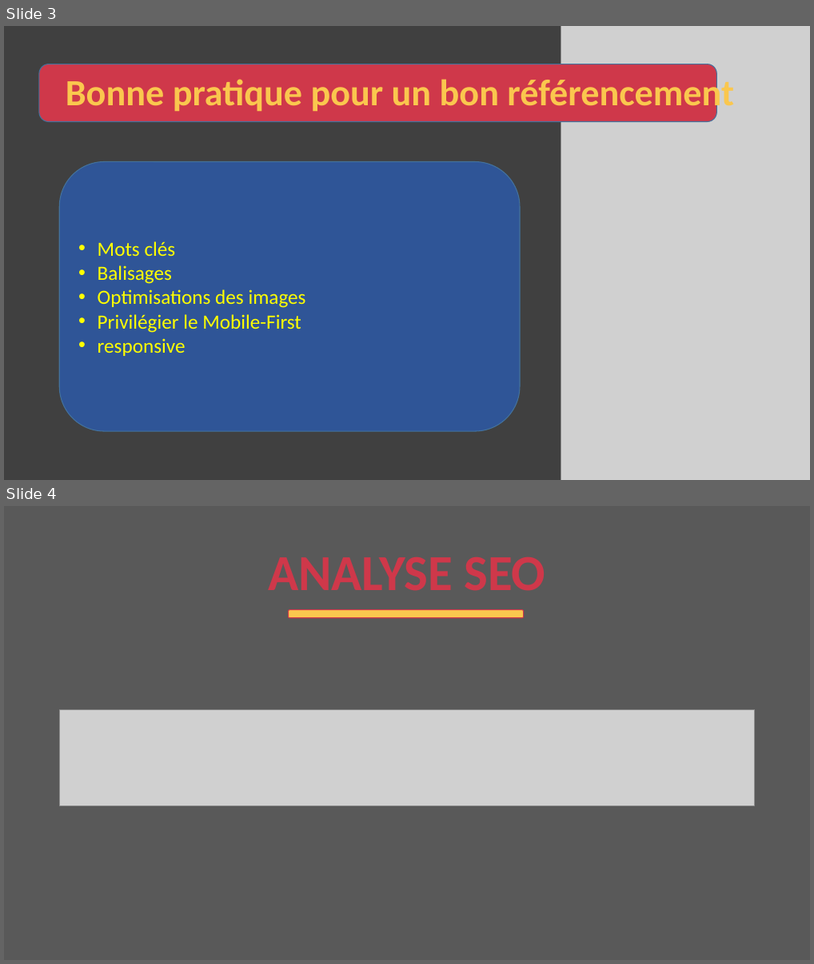
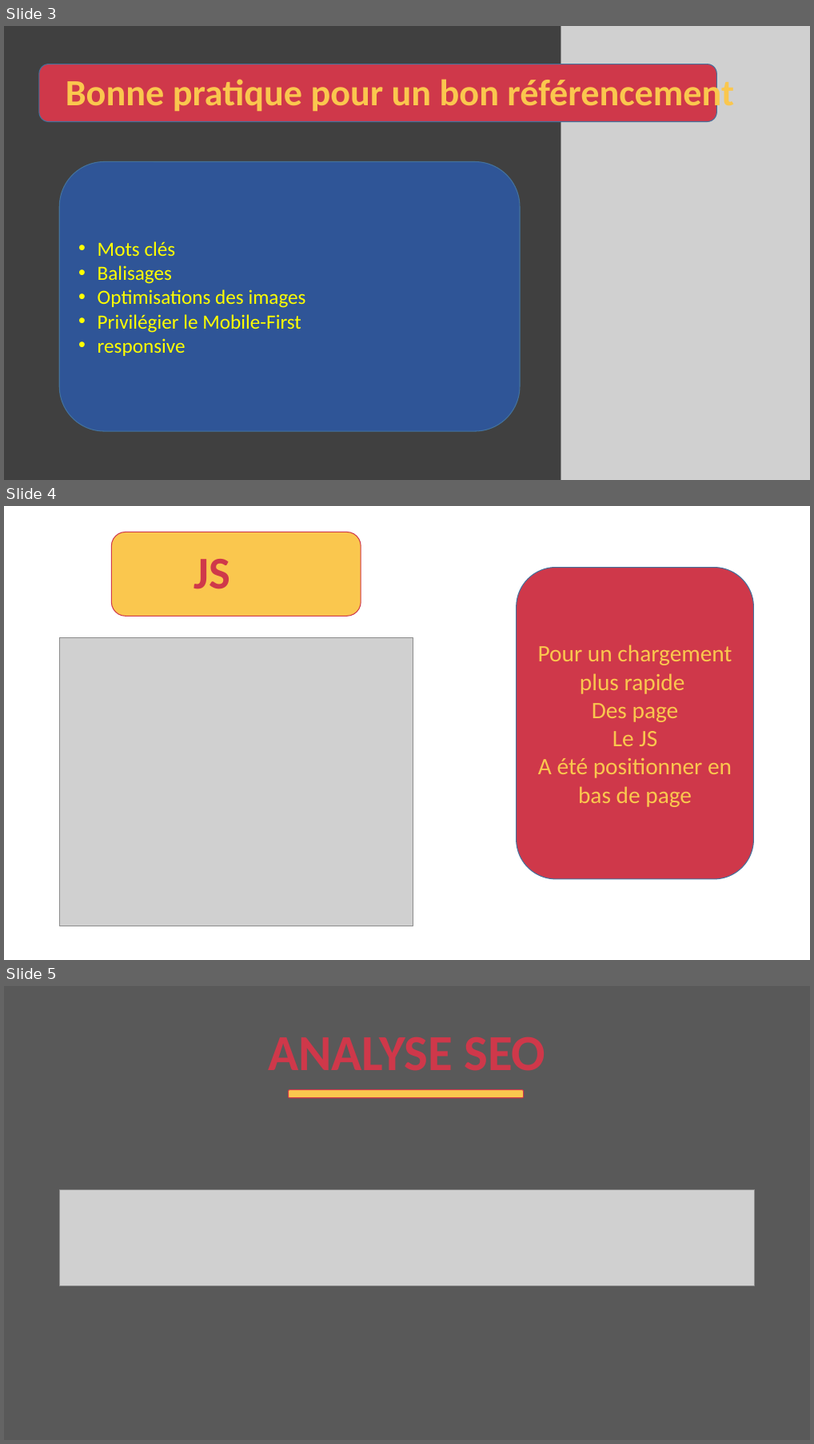
Before and after one commit to devfredgithub/CHOUETTEAGENCE, a slide deck: chouette agence [Enregistrement automatique].pptx. Shown one above the other, each under a label of ours: slides 3 and 4 before the commit, slides 3, 4 and 5 after it. The pictures are 814x964 and 814x1444 pixels, drawn with LibreOffice and Linux fonts; fonts in the diff are those of the drawing; grey boxes stand for pictures. Boxes give left, top, right and bottom in pixels: in the first picture for what was removed or moved away, otherwise in the second. Text is boxed around its words. In the diff, an @@ line names an element or a change of style, - is before the commit and + after.

```diff
--- a/chouette agence [Enregistrement automatique].pptx
+++ b/chouette agence [Enregistrement automatique].pptx
@@ slide 4 added at (4,506,810,960), background #FFFFFF @@
@@ rounded rectangle added at (112,532,361,616), fill #FAC74E, outline #CF384A 1 pt @@
@@ title added at (194,559,231,589), 54 pt, text #CF384A, bold @@
+JS
@@ rounded rectangle added at (516,567,754,879), fill #CF384A, outline #43739E 1 pt, 28 pt, text #FAC74E @@
+Pour un chargement plus rapide
+Des page
+Le JS
+A été positionner en bas de page
@@ picture added at (60,637,414,925) @@
@@ what was slide 4 is now slide 5 @@
```
Also in this commit, not shown: 3 other files.
